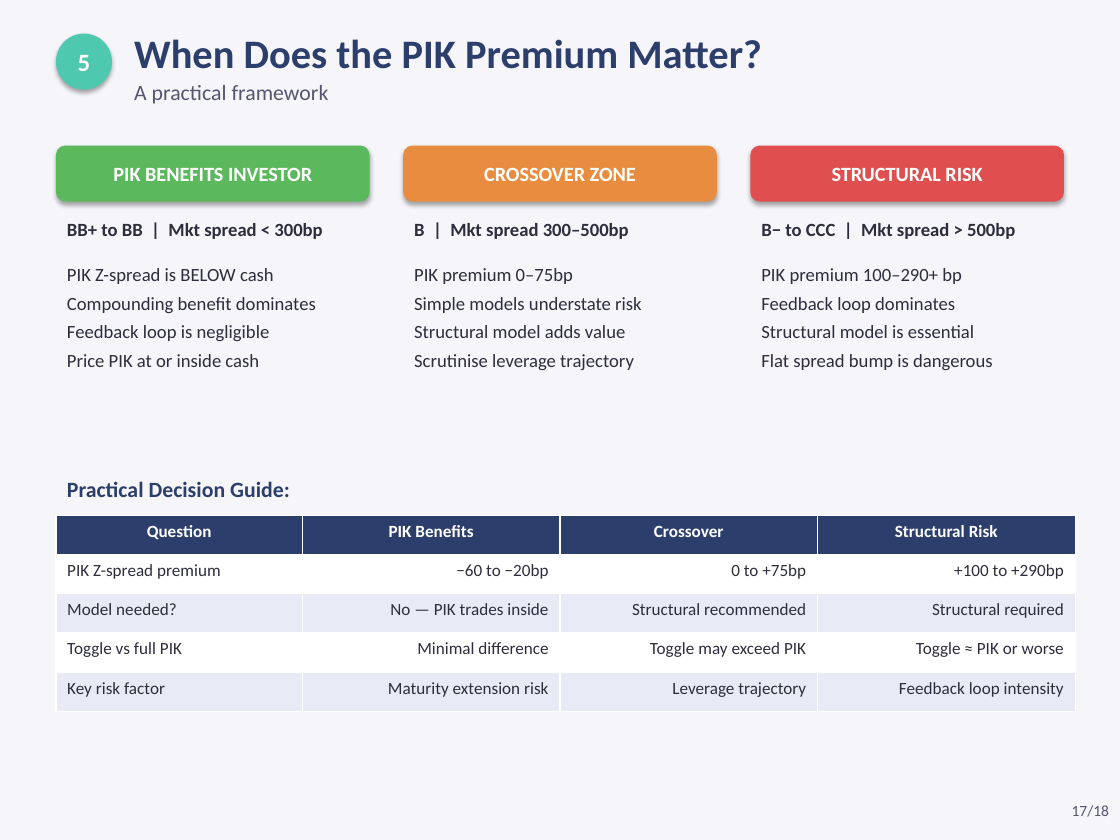
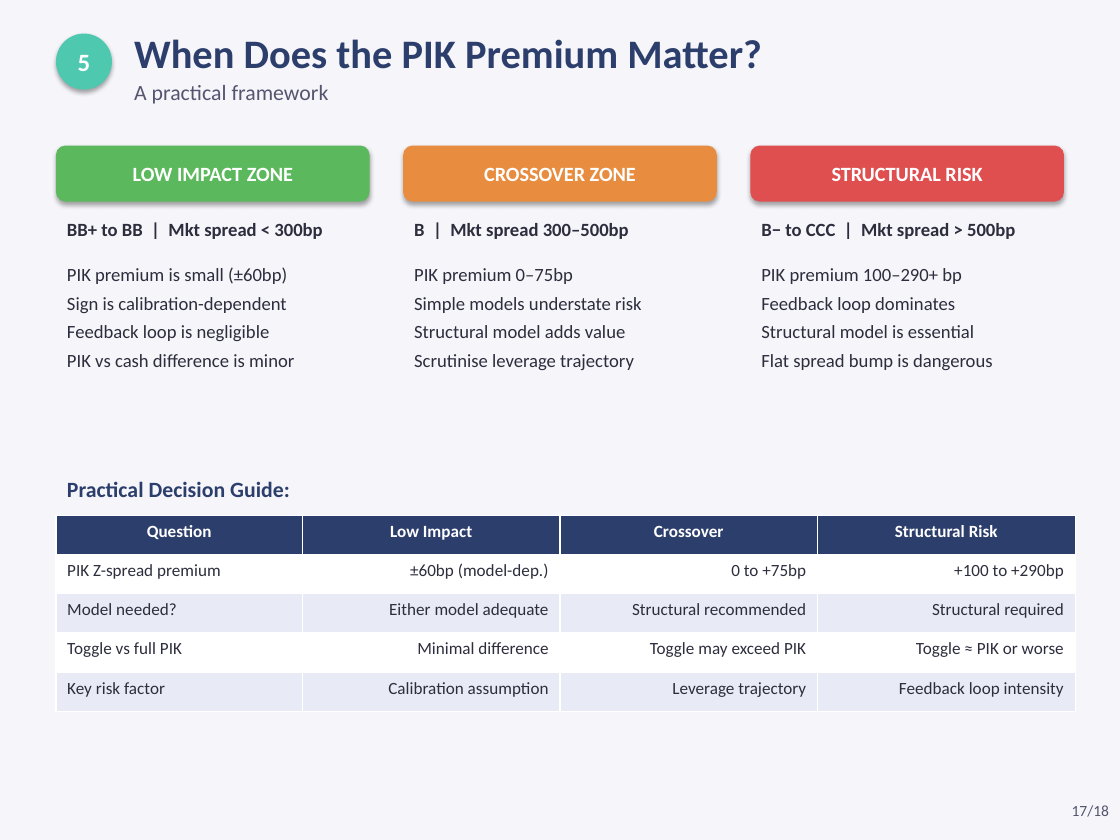
Before and after one commit to jeickmeier/rfin, a slide deck: slide 17 of finstack-py/examples/scripts/valuations/instruments/pik_coupon_pricing.pptx. Drawn at 1120x840 pixels with LibreOffice and Linux fonts; fonts in the diff are those of the drawing. Boxes give left, top, right and bottom in pixels: in the first picture for what was removed or moved away, otherwise in the second. Text is boxed around its words. In the diff, an @@ line names an element or a change of style, - is before the commit and + after.

```diff
--- a/finstack-py/examples/scripts/valuations/instruments/pik_coupon_pricing.pptx
+++ b/finstack-py/examples/scripts/valuations/instruments/pik_coupon_pricing.pptx
@@ text in rounded rectangle at box(133, 168, 293, 181): text changed @@
-PIK BENEFITS INVESTOR
+LOW IMPACT ZONE
@@ text at box(67, 267, 287, 313): text changed @@
-PIK Z-spread is BELOW cash
-Compounding benefit dominates
+PIK premium is small (±60bp)
+Sign is calibration-dependent
@@ text at box(67, 354, 294, 367): text changed @@
-Price PIK at or inside cash
+PIK vs cash difference is minor
@@ table at box(56, 515, 1075, 711) @@
-row 1, column 2: PIK Benefits
+row 1, column 2: Low Impact
-row 2, column 2: −60 to −20bp
+row 2, column 2: ±60bp (model-dep.)
-row 3, column 2: No — PIK trades inside
+row 3, column 2: Either model adequate
-row 5, column 2: Maturity extension risk
+row 5, column 2: Calibration assumption
```
Also in this commit, not shown: 7 other slides changed, 23 other files.
